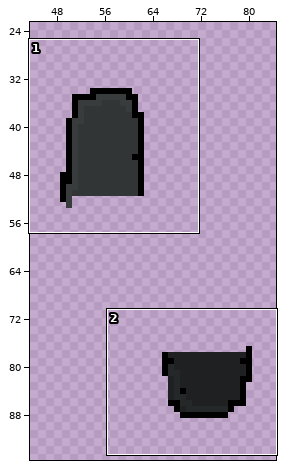
File history of a pixel-art file, Assets/Animations/player_legs.ase. The first picture is a wide view before the edit; the outline marks the close-up.
Close-up. Earlier state:
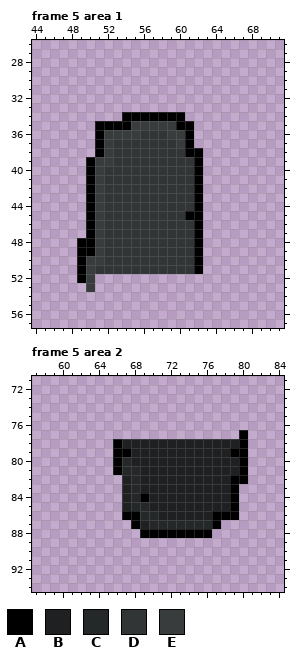
128x128 pixels, 19 frames. Colours within 5 levels of each other are drawn and written as one. Shown: frame 5 area 1: x 44..71, y 26..57; frame 5 area 2: x 57..84, y 71..94. The wide view leaves out empty margins. The commit also changed other frames or places, which this record leaves out.
Visible layers, top first: "Layer 3", "Layer 2".
Palette (. is transparent): A #000000  B #1e2021  C #252829  D #313536  E #383c3d
Pixels before, frame 5 area 1, first column x 49:
34 .....AAAAAAA..
35 ..AAAAEEEEEAA.
36 ..AEEEEDDDEEA.
37 ..AEDDDDDDDEA.
38 ..AEDDDDDDDDAA
39 .AEEDDDDDDDDDA
40 .AEDDDDDDDDDDA
41 .AEDDDDDDDDDDA
42 .AEDDDDDDDDDDA
43 .AEDDDDDDDDDDA
44 .AEDDDDDDDDDDA
45 .AEDDDDDDDDDAA
46 .AEDDDDDDDDDDA
47 .AEDDDDDDDDDDA
48 AAEDDDDDDDDDDA
49 AAEDDDDDDDDDDA
50 AEEDDDDDDDDDDA
51 AEDDDDDDDDDDDA
52 AE............
53 .E............
Pixels before, frame 5 area 2, first column x 66:
77 ..............A
78 ABBBBBBBBBBBBBA
79 AABBBBBBBBBBBAA
80 ACBBBBBBBBBBBBA
81 ACCBBBBBBBBBBBA
82 .BCBBBBBBBBBBAA
83 .BCBBBBBBBBBBA.
84 .BCABBBBBBBBBA.
85 .BCCBBBBBBBBBA.
86 .AACCBBBBBBAAA.
87 ..ABCCCCCCCA...
88 ...AAAAAAAA....
After:
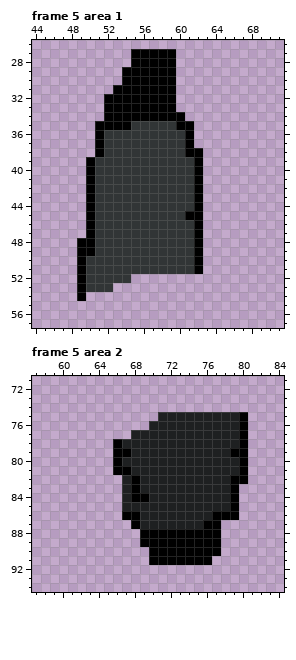
What changed:
layer "Layer 3" removed
Frame 5 area 1:
The edit adds colour A in rows 27 to 28 at x 55 to 59; in rows 29 to 30 at x 54 to 59; in row 31 at x 53 to 59; in rows 32 to 33 at x 52 to 59; in row 34 at x 52 to 53; in rows 53 to 54 at x 49.
The edit adds colour D in row 52 at x 51 to 54; in row 53 at x 51 to 52.
Colour E gives way to colour D in row 35 at x 55 to 59; in row 36 at x 52 to 55 and 59 to 60; in row 37 at x 52 and 60; in row 38 at x 52; in row 39 at x 51 to 52; in rows 40 to 49 at x 51.
Colour E gives way to colour D in row 50 at x 50 to 51; in rows 51 to 53 at x 50.
Frame 5 area 2:
The edit adds colour A in rows 75 to 76 at x 80; in row 88 at x 77; in row 89 at x 69 to 77; in row 90 at x 70 to 77; in row 91 at x 70 to 76.
Colour C gives way to colour A in row 81 at x 67; in rows 82 to 84 at x 68; in row 87 at x 76.
The edit adds colour B in row 75 at x 71 to 79; in row 76 at x 70 to 79; in row 77 at x 68 to 79.
Colour C gives way to colour B in row 80 at x 67; in row 81 at x 68; in row 85 at x 68 to 69; in row 86 at x 69 to 70; in row 87 at x 70 to 75.
Where, in picture pixels (left, top, right, bottom), the same in both close-ups:
changed: (77, 49, 185, 301)
changed: (122, 412, 248, 565)
